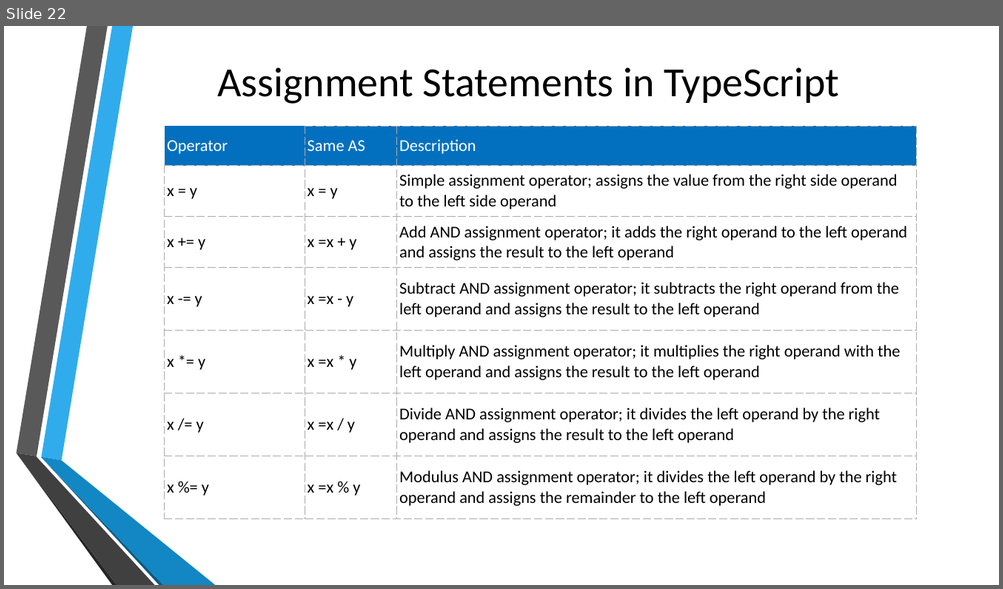
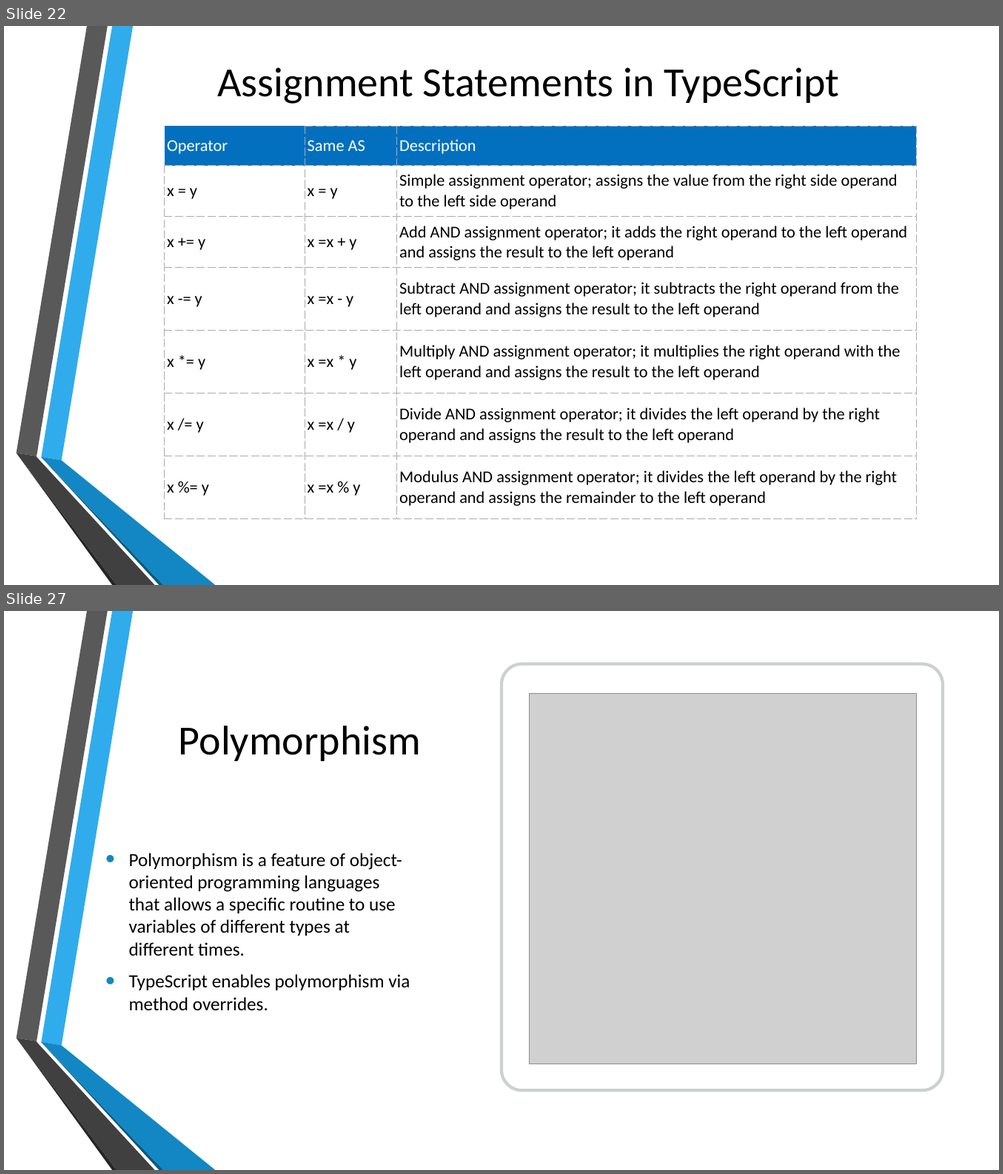
Before and after one commit to kalyank12/SoftwareParadigms, a slide deck: PPT/Group02-Component1.pptx. Shown one above the other, each under a label of ours: slide 22 before the commit, slides 22 and 27 after it; the slides between them are not shown. The pictures are 1003x589 and 1003x1174 pixels, drawn with LibreOffice and Linux fonts; fonts in the diff are those of the drawing; grey boxes stand for pictures; background and template pictures are left out. Boxes give left, top, right and bottom in pixels: in the first picture for what was removed or moved away, otherwise in the second. Text is boxed around its words. In the diff, an @@ line names an element or a change of style, - is before the commit and + after.

```diff
--- a/PPT/Group02-Component1.pptx
+++ b/PPT/Group02-Component1.pptx
@@ slide 27 added at box(4, 611, 999, 1170), background picture (left out) @@
@@ rounded rectangle added at box(502, 664, 942, 1091), fill #FFFFFF, outline #979D9F 3 pt @@
@@ picture added at box(529, 694, 916, 1065) @@
@@ title added at box(179, 726, 421, 761), 40 pt, text #000000 @@
+Polymorphism
@@ text added at box(129, 853, 410, 1011), 18 pt, text #000000 @@
+• Polymorphism is a feature of object-oriented programming languages that allows a specific routine to use variables of different types at different times.
+• TypeScript enables polymorphism via method overrides.
@@ group added at box(16, 611, 215, 1170): 6 freeform shapes @@
```
Also in this commit, not shown: 7 other slides added.
